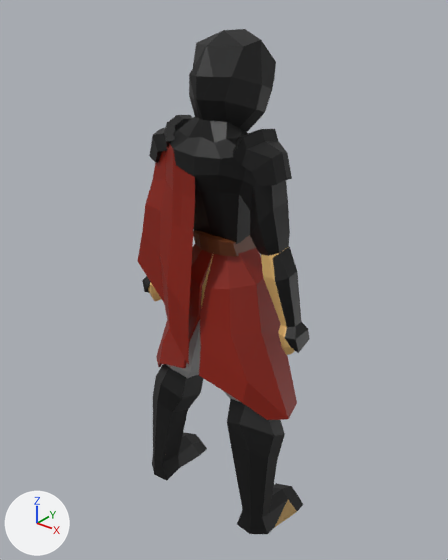
Before and after pictures for a commit that changed the FBX model Assets/Source/Models/Characters/Player/FallenAngelPlayer.fbx.
One viewpoint serves both versions: a camera (50 mm lens) standing at (1.309, -1.655, 2.002) and looking at (-0.017, 0.002, 0.974). The lights are fixed; the arrows at lower left show +X, +Y and +Z. Where no turn or scale is listed for an object, it has been applied to the vertices.

In view in the first picture: 'Belt', 'Body', 'Boots', 'Bracers', 'Cape', 'Kuff', 'Pants', 'ShouldersProtection', 'UpperClothes'.
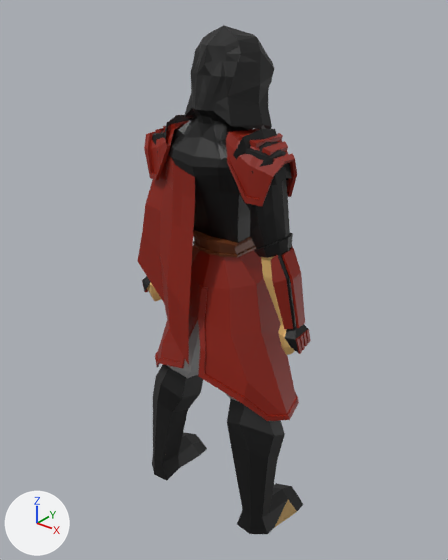
Changed parts and their boxes (x1, y1, x2, y2) in the pictures (448 x 560 px):
'UpperClothes', reshaped: before (170, 29, 290, 256); after (168, 25, 293, 258)
'Kuff', reshaped: before (156, 244, 297, 420); after (155, 245, 299, 421)
'Shoulder Armor', added (red): after (144, 120, 297, 206)
'Bracers.001', added: after (142, 246, 311, 354)
part 2 of me_cube_004, built on: before (179, 29, 276, 244); after (168, 25, 293, 258)
'Bracers', unchanged, covered by the edit: before (142, 247, 310, 353); after (142, 253, 308, 353)

What changed in the scene script:
```text
Change me_cube_004:
    used by ob_upperclothes; location = (0.0, 0.0, 0.0)
    remove me_cube_004.from_pydata(...)  # 306 vertices, 310 faces; spans x -0.287..0.287, y -0.175..0.211, z 1.163..1.857
    add me_cube_004.from_pydata(...)  # 748 vertices, 1500 faces; spans x -0.3..0.3, y -0.182..0.187, z 1.157..1.871
    me_cube_004 part 2: 2 vertices moved from x -0.211..0.211, y -0.07, z 1.17 to x -0.197..0.197, y -0.077, z 1.157; 202 vertices removed from x -0.277..0.277, y -0.165..0.211, z 1.168..1.857; 644 vertices added at x -0.3..0.3, y -0.182..0.187, z 1.167..1.871
Change me_cube_001:
    used by ob_kuff; location = (0.0, 0.0, 0.0)
    remove me_cube_001.from_pydata(...)  # 102 vertices, 102 faces; spans x -0.34..0.34, y -0.215..0.138, z 0.53..1.141
    add me_cube_001.from_pydata(...)  # 153 vertices, 130 faces; spans x -0.347..0.347, y -0.221..0.145, z 0.531..1.142
    me_cube_001 part 1
    36 vertices are removed from x -0.228..0.228, y -0.155..0.113, z 0.691..1.139
    94 faces are deleted
    22 vertices move from x -0.331..0.331, y -0.206..0.128, z 0.53..1.139 to x -0.347..0.347, y -0.221..0.145, z 0.531..1.142
    87 vertices are added at x -0.339..0.339, y -0.217..0.143, z 0.532..1.142
    122 new faces join them
Add me_cube_012:
    me_cube_012.from_pydata(...)  # 252 vertices, 220 faces; spans x -0.301..0.301, y -0.166..0.105, z 1.354..1.57
    me_cube_012.materials.append(mat_material_002)  # red #8b1800
Add me_cube_013:
    me_cube_013.from_pydata(...)  # 176 vertices, 160 faces; spans x -0.378..0.378, y -0.123..0.021, z 0.837..1.203
    me_cube_013.materials.append(mat_material_002)  # red #8b1800
Add ob_shoulder_armor:
    ob_shoulder_armor = bpy.data.objects.new('Shoulder Armor', me_cube_012)
    ob_shoulder_armor.location = (0.0, 0.0, 0.0)
Add ob_bracers_001:
    ob_bracers_001 = bpy.data.objects.new('Bracers.001', me_cube_013)
    ob_bracers_001.location = (0.0, 0.0, 0.0)
```
